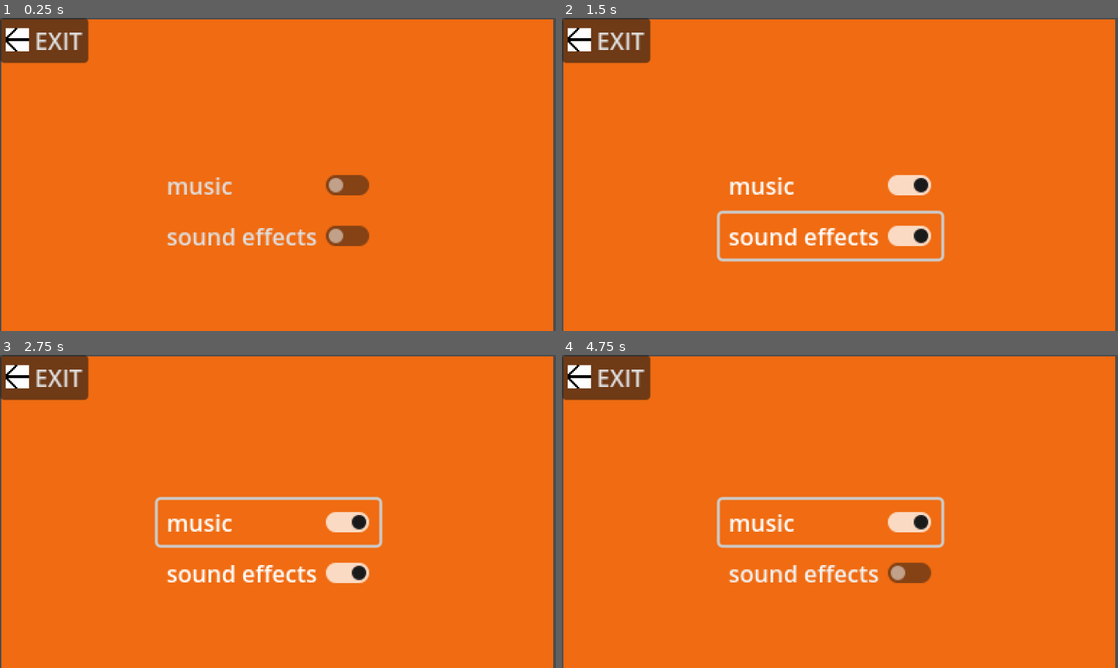
Above: before the commit, frames 1-4 (two rows, left to right).
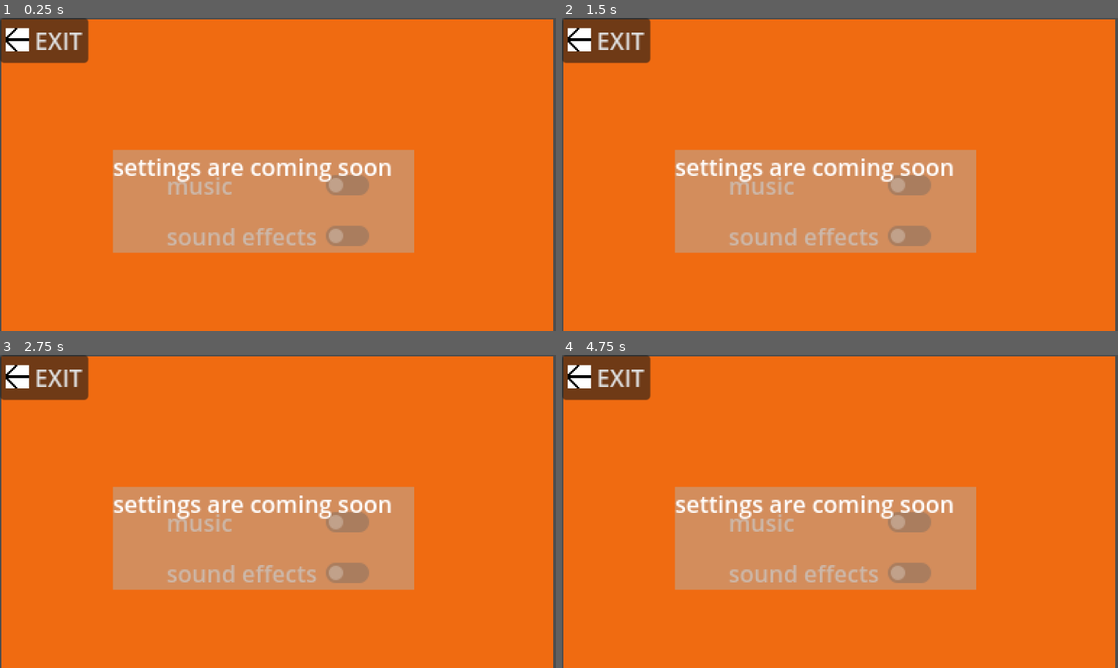
Above: after the commit, the same moments.

Repository: maltech0005-tech/Burper
Game: Godot game, scene res://scenes/settings.tscn
The game is run twice, just before and just after one commit, with the same random seed, the same clock (stepped at 60 frames per second) and the same inputs. This scene is started directly instead of the project's main scene.
Inputs (mouse positions are in pixels of both pictures, inside the frame that each line leads up to):
- Up to frame 1 (0.25 s): no input
- Up to frame 2 (1.5 s): click "music" at 0.5 s; click "sound effects" at 1.25 s
- Up to frame 3 (2.75 s): move the mouse to (400, 495) at 2.02 s; hold Right (right) from 2.03 s (still down); tap Alt at 2.1 s; click (400, 495) at 2.17 s; tap Up (up) at 2.27 s
- Up to frame 4 (4.75 s): move the mouse to (728, 527) at 2.77 s; tap Shift at 2.85, 4.35 s; tap Up (up) at 3.02, 4.52 s; move the mouse to (895, 442) at 3.52 s; release Right (right) at 3.53 s; hold Left (left) 3.53-4.28 s; tap Alt at 3.6 s; move the mouse to (812, 574) at 4.27 s; hold Right (right) from 4.28 s (still down); click (812, 574) at 4.42 s

The runs differ from the first frame. In frame 1, 17% of the frame differs, in the area x 20-75%, y 42-76%; in frame 2, 18%, in the area x 20-75%, y 42-78%; in frame 3, 18%; in frame 4, 18%.
Error before the commit: Invalid assignment of property or key 'volume_db' with value of type 'float' on a base object of type 'null instance'. (res://script/settings.gd:13)

Commit message:
just closed setting back again

Diff:
--- a/scenes/settings.tscn
+++ b/scenes/settings.tscn
@@ -41,7 +41,6 @@
 limit_top = 0
 
 [node name="coming soon" type="RichTextLabel" parent="."]
-visible = false
 offset_left = 78.0
 offset_top = 91.0
 offset_right = 286.0
--- a/script/settings.gd
+++ b/script/settings.gd
@@ -1,17 +1,17 @@
 extends Node2D
-@onready var game_music: AudioStreamPlayer2D = $AudioStreamPlayer2D
-@onready var block_brocken: AudioStreamPlayer2D = $block_brocken
-@onready var block_cracking: AudioStreamPlayer2D = $block_cracking
-@onready var player_drop: AudioStreamPlayer2D = $player_drop
-@onready var background: AudioStreamPlayer = $background
+#@onready var game_music: AudioStreamPlayer2D = $AudioStreamPlayer2D
+#@onready var block_brocken: AudioStreamPlayer2D = $block_brocken
+#@onready var block_cracking: AudioStreamPlayer2D = $block_cracking
+#@onready var player_drop: AudioStreamPlayer2D = $player_drop
+#@onready var background: AudioStreamPlayer = $background
 
 func _on_exit_pressed() -> void:
 	get_tree().change_scene_to_file('res://scenes/main_menu.tscn')
 
-func _on_music_toggled(toggled_on: bool) -> void:
-	if toggled_on:
-		background.volume_db=-80.0
-		game_music.volume_db=-80.0
-	else:
-		background.volume_db=0.0
-		game_music.volume_db=0.0
+#func _on_music_toggled(toggled_on: bool) -> void:
+	#if toggled_on:
+		#background.volume_db=-80.0
+		#game_music.volume_db=-80.0
+	#else:
+		#background.volume_db=0.0
+		#game_music.volume_db=0.0
